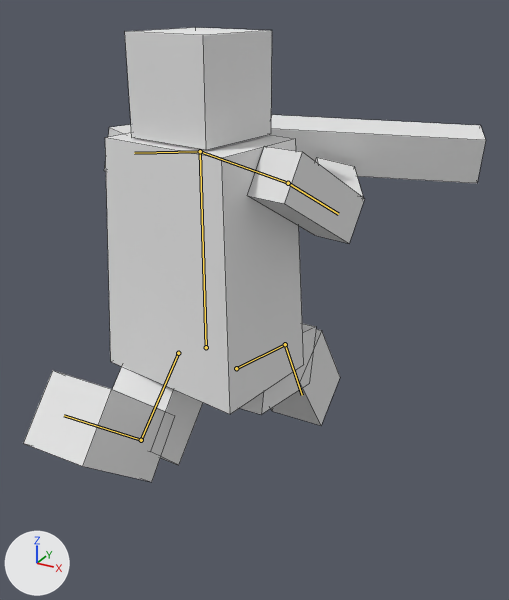
One commit to the Blender file BlenderFiles/Player/Player.blend: the scene before it, then after it.
Camera for both pictures: a camera (50 mm lens) standing at (6.21, -9.56, 3.46) and looking at (0.62, 0.61, -1.62). Lighting does not change. The marker at lower left points along +X, +Y and +Z. Both versions are drawn at frame 30 of the action 'ArmatureAction'; the numbers are the values there. The bones that change are drawn over the model as lines. Mesh edges are drawn as thin lines.

In view in the first picture: 'Chest', 'Gun', 'Head', 'Left Arm', 'Left Leg', 'Left Leg Lower', 'Right Arm', 'Right Arm.001', 'Right Leg', 'Right Leg Lower'.
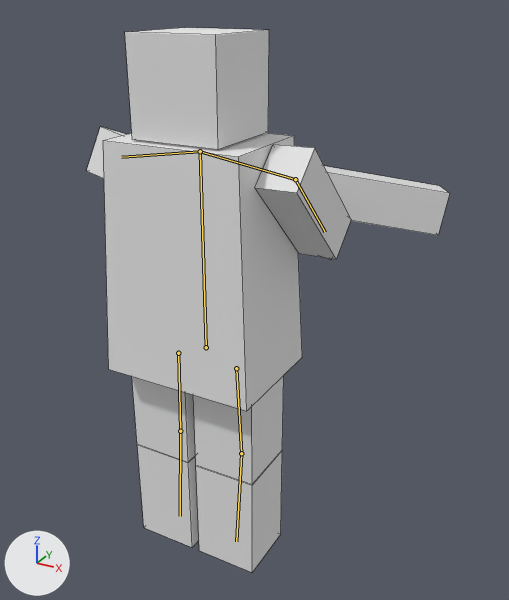
Boxes (x1, y1, x2, y2) around the edits, measured in the pictures (509 x 600 px):
'Chest', posed: before (105, 132, 304, 414); after (103, 133, 302, 411)
'Head', posed: before (125, 28, 272, 150); after (125, 28, 269, 150)
'Gun', posed: before (271, 115, 486, 183); after (324, 166, 450, 235)
'Left Leg Lower', posed: before (24, 370, 175, 482); after (137, 445, 199, 548)
'Right Leg Lower', posed: before (271, 329, 340, 426); after (196, 451, 282, 572)
'Right Arm.001', posed (18% narrower, 17% taller): before (248, 146, 365, 243); after (255, 145, 351, 259)
'Right Leg', posed: before (240, 324, 316, 414); after (193, 375, 284, 485)
'Left Leg', posed: before (113, 365, 203, 465); after (132, 376, 195, 462)
'Left Arm', posed: before (104, 125, 132, 171); after (87, 127, 126, 178)
'Right Arm', posed (not visible afterwards): before (315, 158, 363, 197)
bone 'Right Shoulder', root to tip: before (200, 151) to (288, 183); after (200, 151) to (295, 179)
bone 'Top Arm', root to tip: before (288, 183) to (338, 214); after (295, 179) to (325, 232)
bone 'Left Shoulder', root to tip: before (200, 151) to (134, 153); after (200, 151) to (121, 157)
bone 'Top Leg', root to tip: before (178, 353) to (141, 440); after (178, 353) to (180, 431)
bone 'Bottom Leg', root to tip: before (141, 440) to (64, 415); after (180, 431) to (180, 516)
bone 'Top Leg.001', root to tip: before (236, 368) to (285, 344); after (236, 368) to (241, 453)
bone 'Bottom Leg.001', root to tip: before (285, 344) to (302, 395); after (241, 453) to (236, 541)

The change in detail:
Bone 'Chest' (bone_chest) turns from (0, -9, 0) to (0, 0, 0) degrees about its own x, y and z.
Bone 'Right Shoulder' (bone_right_shoulder) turns from (0, 0, 0) to (0, -16, -2) degrees about its own x, y and z.
Bone 'Top Arm' (bone_top_arm) turns from (59, 2, -1) to (60, 1, -1) degrees about its own x, y and z.
Bone 'Left Shoulder' (bone_left_shoulder) turns from (0, 0, 0) to (0, 16, 2) degrees about its own x, y and z.
Bone 'Top Leg' (bone_top_leg) turns from (45, 0, 1) to (0, 0, 0) degrees about its own x, y and z.
Bone 'Bottom Leg' (bone_bottom_leg) turns from (-86, 0, -6) to (0, 0, 0) degrees about its own x, y and z.
Bone 'Top Leg.001' (bone_top_leg_001) turns from (78, 2, 1) to (0, 0, 0) degrees about its own x, y and z.
Bone 'Bottom Leg.001' (bone_bottom_leg_001) turns from (43, -1, 6) to (0, 0, 0) degrees about its own x, y and z.
